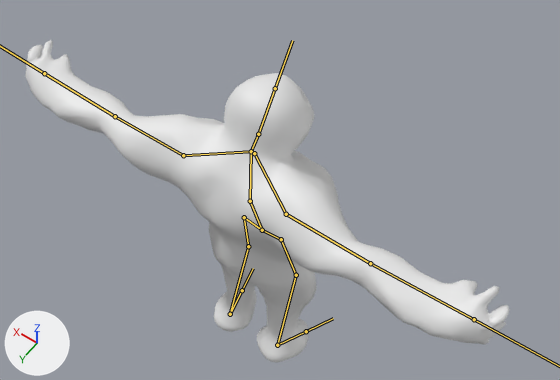
What one commit did to the FBX model human_base.fbx.
Camera for both pictures: a 50 mm camera at (-4.02, 5.18, 12.34) aimed at (0.07, -0.54, 3.34). Lighting does not change. The marker at lower left points along +X, +Y and +Z. Both versions are drawn at the pose saved in each file; the numbers are the values there. The bones that bend it are drawn over the model as lines.

In view in the first picture: 'human_base'.
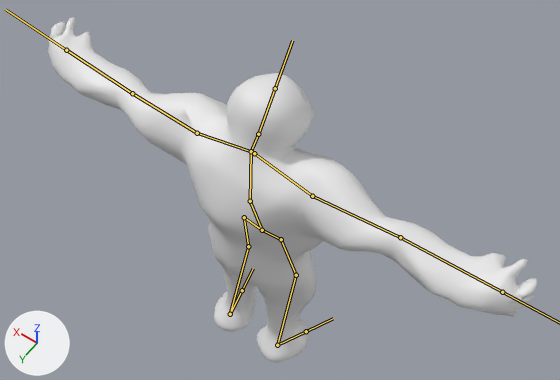
Commit message: T pose

Location of each change, (x1, y1, x2, y2) in pixels of the pictures (560 x 380 px):
'human_base', posed (7% taller): before (25, 40, 510, 363); after (48, 17, 538, 363)
bone 'L_Bone.008', root to tip: before (251, 151) to (183, 155); after (251, 151) to (197, 133)
bone 'L_Bone.009', root to tip: before (183, 155) to (115, 116); after (197, 133) to (132, 93)
bone 'R_Bone.008', root to tip: before (254, 153) to (286, 214); after (254, 153) to (312, 196)
bone 'R_Bone.009', root to tip: before (286, 214) to (370, 263); after (312, 196) to (400, 237)
bone 'R_Bone.010', root to tip: before (370, 263) to (474, 319); after (400, 237) to (502, 292)

What changed in the scene script:
```text
Change bone_l_bone_008:
    where bone_l_bone_008 = bpy.data.objects['Armature'].pose.bones['L_Bone.008']  # child of 'Bone.001'
    bone_l_bone_008.rotation_quaternion: (1.0, 0.0, 0.0, 0.0) -> (0.972, 0.229, 0.053, 0.0)  # degrees (0, 0, 0) -> degrees (27, 6, 1)
Change bone_l_bone_009:
    where bone_l_bone_009 = bpy.data.objects['Armature'].pose.bones['L_Bone.009']  # child of 'L_Bone.008'
    bone_l_bone_009.rotation_quaternion: (1.0, 0.0, 0.0, 0.0) -> (0.978, -0.211, -0.002, 0.008)  # degrees (0, 0, 0) -> degrees (-24, 0, 1)
Change bone_r_bone_008:
    where bone_r_bone_008 = bpy.data.objects['Armature'].pose.bones['R_Bone.008']  # child of 'Bone.001'
    bone_r_bone_008.rotation_quaternion: (1.0, 0.0, 0.0, 0.0) -> (0.969, 0.239, -0.056, 0.0)  # degrees (0, 0, 0) -> degrees (28, -6, -2)
Change bone_r_bone_009:
    where bone_r_bone_009 = bpy.data.objects['Armature'].pose.bones['R_Bone.009']  # child of 'R_Bone.008'
    bone_r_bone_009.rotation_quaternion: (1.0, 0.0, 0.0, 0.0) -> (0.979, -0.205, 0.002, -0.008)  # degrees (0, 0, 0) -> degrees (-24, 0, -1)
Change bone_r_bone_010:
    where bone_r_bone_010 = bpy.data.objects['Armature'].pose.bones['R_Bone.010']  # child of 'R_Bone.009'
    bone_r_bone_010.rotation_quaternion: (0.973, -0.212, 0.027, -0.091) -> (0.962, -0.257, 0.034, -0.091)  # degrees (-25, 1, -11) -> degrees (-30, 1, -11)
```
